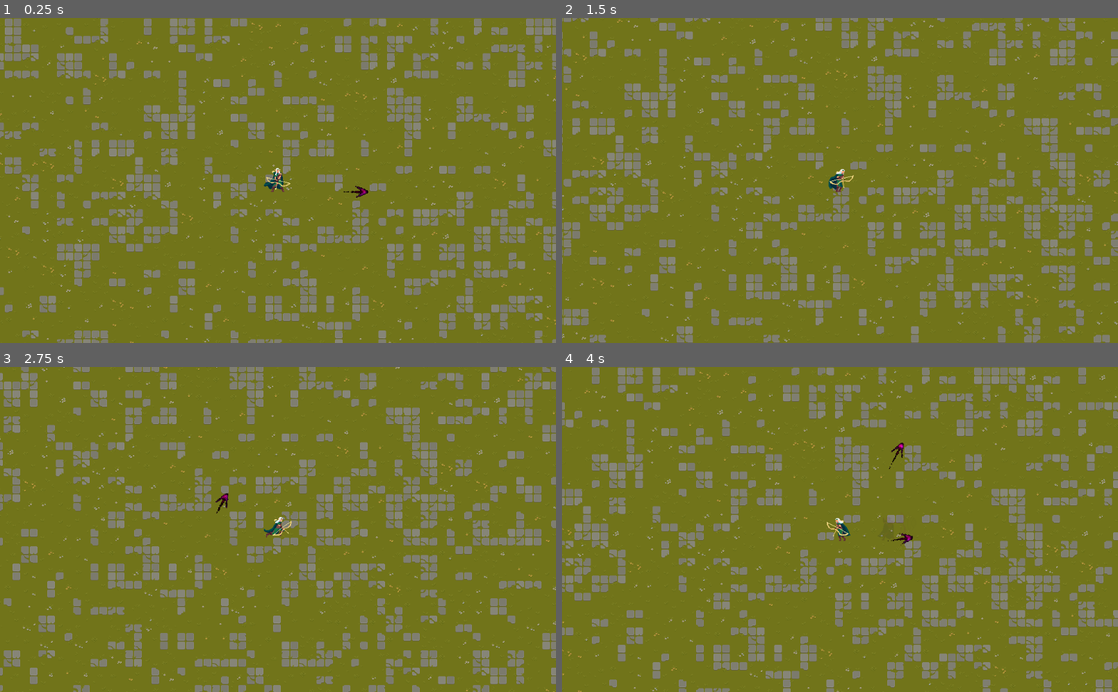
Above: before the commit, frames 1-4 (two rows, left to right).
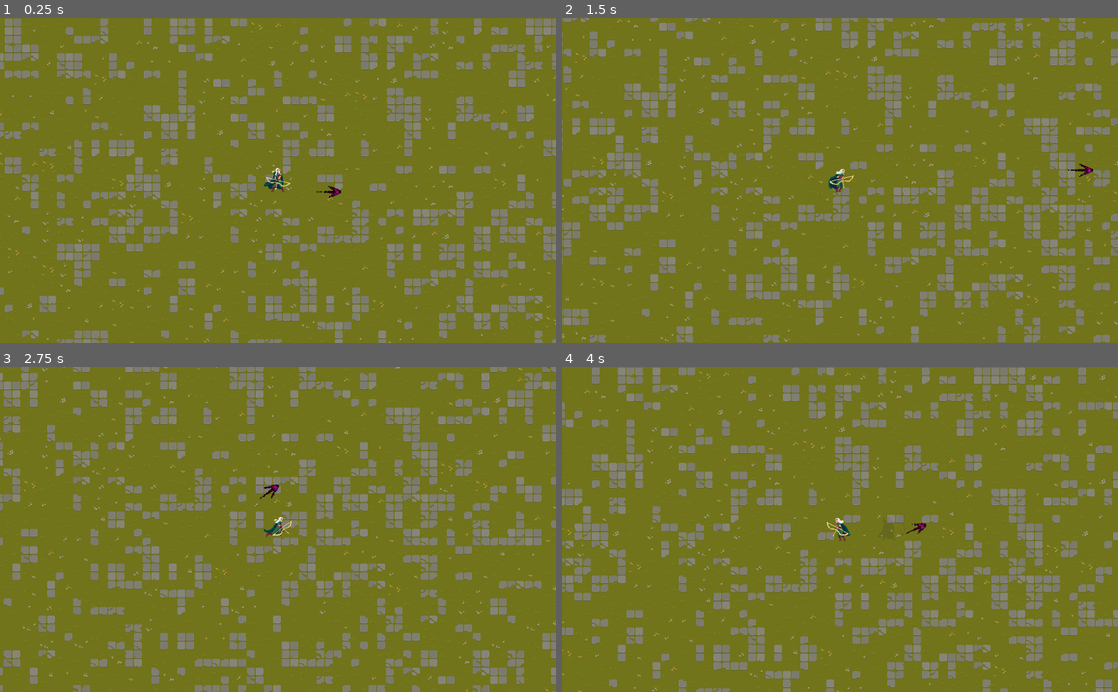
Above: after the commit, the same moments.

Repository: Timofey-Chenski/Project_Exarch
Game: Godot game, scene res://Main.tscn
The game is run twice, just before and just after one commit, with the same random seed, the same clock (stepped at 60 frames per second) and the same inputs.
Inputs:
- Up to frame 1 (0.25 s): no input
- Up to frame 2 (1.5 s): hold D (right) 0.53-1.28 s; hold S (down) from 1.28 s (still down)
- Up to frame 3 (2.75 s): release S (down) at 2.03 s; hold D (right) from 2.03 s (still down)
- Up to frame 4 (4 s): release D (right) at 2.78 s; hold W (up) 2.78-3.53 s; hold A (left) from 3.53 s (still down)

The runs differ from the first frame. In frame 1, 0.1% of the frame differs, in the area x 56-67%, y 51-56%; in frame 2, less than 0.1%; in frame 3, 0.1%; in frame 4, 0.2%, in the area x 58-66%, y 23-55%.

Commit message:
Оружие 1 завершено
Мы наконец-то можем нормально стрелять

Diff:
--- a/Area2D.gd
+++ b/Area2D.gd
@@ -1,7 +1,7 @@
 extends Node2D
 
-export var maxRange = 1200.0
-export var speed = 600.0
+export var maxRange = 36000.0
+export var speed = 400.0
 onready var animator = $BulletAnimation
 
 var _travelled_distance = 0
--- a/Bullet.tscn
+++ b/Bullet.tscn
@@ -33,6 +33,7 @@
 [ext_resource path="res://Area2D.gd" type="Script" id=31]
 
 [sub_resource type="CircleShape2D" id=3]
+radius = 5.0
 
 [sub_resource type="SpriteFrames" id=2]
 animations = [ {
@@ -44,7 +45,6 @@
 
 [node name="Bullet" type="Node2D"]
 script = ExtResource( 31 )
-speed = 220.0
 
 [node name="Area2D" type="Area2D" parent="."]
 collision_layer = 2
--- a/EnemySpawner.gd
+++ /dev/null
@@ -1,9 +0,0 @@
-extends Timer
-
-onready var Player = get_parent().get_node("Player")
-
-func spawn():
-	var enemy = load("res://Skeleton.tscn").instance()
-	if is_instance_valid(Player):
-		add_child(enemy)
-		enemy.position = Player.position + Vector2(1000, 0).rotated(rand_range(0, 2*PI))
--- a/KinematicBody2D.gd
+++ /dev/null
@@ -1,33 +0,0 @@
-extends KinematicBody2D
-
-export (int) var speed = 200
-
-export var velocity = Vector2()
-onready var animation = $RangerAnimation
-
-func get_input():
-	velocity = Vector2()
-	if Input.is_action_pressed("right"):
-		velocity.x += 1
-		animation.flip_h = false
-		animation.play("run")
-	if Input.is_action_pressed("left"):
-		velocity.x -= 1
-		animation.flip_h = true
-		animation.play("run")
-	if Input.is_action_pressed("down"):
-		velocity.y += 1
-		animation.play("run")
-	if Input.is_action_pressed("up"):
-		velocity.y -= 1
-		animation.play("run")
-	velocity = velocity.normalized() * speed
-
-func _physics_process(delta):
-	get_input()
-	velocity = move_and_slide(velocity)
-	if velocity.x == 0 and velocity.y == 0:
-		animation.play("idle")
-		spawn()
-
-func spawn(): var enemy = get_parent().add_child(load("res://Skeleton.tscn").instance())
--- a/Main.tscn
+++ b/Main.tscn
@@ -39,14 +39,13 @@
 
 [node name="YSort" type="YSort" parent="."]
 
-[node name="Player" parent="YSort" instance=ExtResource( 3 )]
-unique_name_in_owner = true
-
-[node name="Bullet" parent="YSort" instance=ExtResource( 4 )]
-speed = 600.0
-
 [node name="Spawner" parent="YSort" instance=ExtResource( 5 )]
 
 [node name="Enemy" parent="YSort/Spawner" instance=ExtResource( 2 )]
 visible = false
 position = Vector2( 2, -2 )
+
+[node name="Player" parent="YSort" instance=ExtResource( 3 )]
+unique_name_in_owner = true
+
+[node name="Bullet" parent="YSort" instance=ExtResource( 4 )]
--- a/Player.tscn
+++ b/Player.tscn
@@ -41,6 +41,9 @@
 radius = 8.0
 height = 26.0
 
+[sub_resource type="CircleShape2D" id=4]
+radius = 30.0
+
 [node name="Player" type="KinematicBody2D"]
 script = ExtResource( 1 )
 
@@ -50,10 +53,20 @@
 animation = "run"
 frame = 4
 
-[node name="CollisionShape2D" type="CollisionShape2D" parent="."]
+[node name="HurtBox" type="CollisionShape2D" parent="."]
 position = Vector2( 0, -21 )
 shape = SubResource( 3 )
 
 [node name="Camera2D" type="Camera2D" parent="."]
 position = Vector2( 0, -21 )
 current = true
+
+[node name="ItemCollector" type="Area2D" parent="."]
+collision_layer = 4
+collision_mask = 4
+monitorable = false
+
+[node name="CollisionShape2D" type="CollisionShape2D" parent="ItemCollector"]
+modulate = Color( 0.239216, 0.858824, 0.235294, 1 )
+light_mask = 0
+shape = SubResource( 4 )
--- a/Shooter.gd
+++ b/Shooter.gd
@@ -1,4 +1,6 @@
 extends Node2D
+
+var bullet = preload("res://Bullet.tscn").instance()
 
 func closestEnemy():
 	var closestEnemy = Vector2()
@@ -7,25 +9,18 @@
 	var enemyList = enemy.get_children()
 
 	for currentEnemy in range(1,enemyList.size()):
-
 		var distanceToEnemy = (enemyList[currentEnemy].position - position).length_squared()
-
-
 		if distanceToEnemy < distanceToClosestEnemy:
 			distanceToClosestEnemy = distanceToEnemy
 			closestEnemy = enemyList[currentEnemy].position
-
 	return closestEnemy
 
 func shoot() -> void:
-	var bullet = load("res://Bullet.tscn").instance()
-	var bulletVector = Vector2()
-	var target = closestEnemy()
-	bulletVector = position
 	bullet.position = position
-	bullet.rotate(bulletVector.angle_to(target))
+	bullet.look_at(closestEnemy())
 	get_parent().add_child(bullet)
 
-
 func _ready():
+	if closestEnemy().x - position.x <=0: $AnimatedSprite.flip_h = true
+	else: $AnimatedSprite.flip_h = false
 	$AnimationPlayer.play("Shoot")
--- a/Skeleton.tscn
+++ b/Skeleton.tscn
@@ -267,13 +267,13 @@
 
 [node name="Skeleton" type="KinematicBody2D"]
 show_behind_parent = true
+light_mask = 3
 script = ExtResource( 1 )
 
 [node name="SkeletonAnimation" type="AnimatedSprite" parent="."]
 position = Vector2( 0, -20 )
 scale = Vector2( 0.75, 0.75 )
 frames = SubResource( 8 )
-frame = 1
 playing = true
 
 [node name="CollisionShape2D" type="CollisionShape2D" parent="."]
--- a/default_env.tres
+++ /dev/null
@@ -1,7 +0,0 @@
-[gd_resource type="Environment" load_steps=2 format=2]
-
-[sub_resource type="ProceduralSky" id=1]
-
-[resource]
-background_mode = 2
-background_sky = SubResource( 1 )
--- a/project.godot
+++ b/project.godot
@@ -80,4 +80,3 @@
 [rendering]
 
 2d/options/ninepatch_mode=0
-environment/default_environment="res://default_env.tres"
Not shown: 1 places in Player.tscn that only renumber resources
